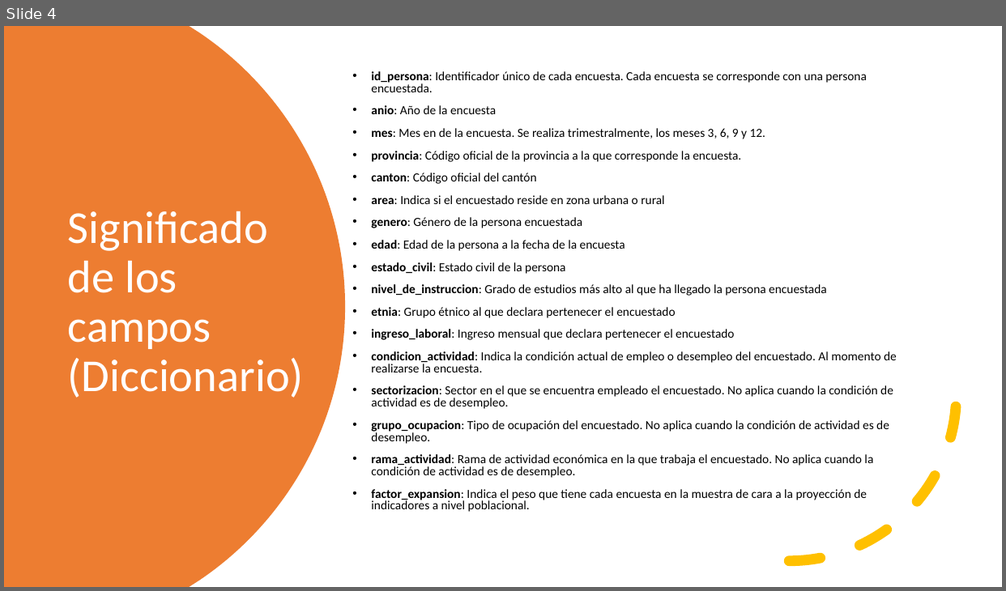
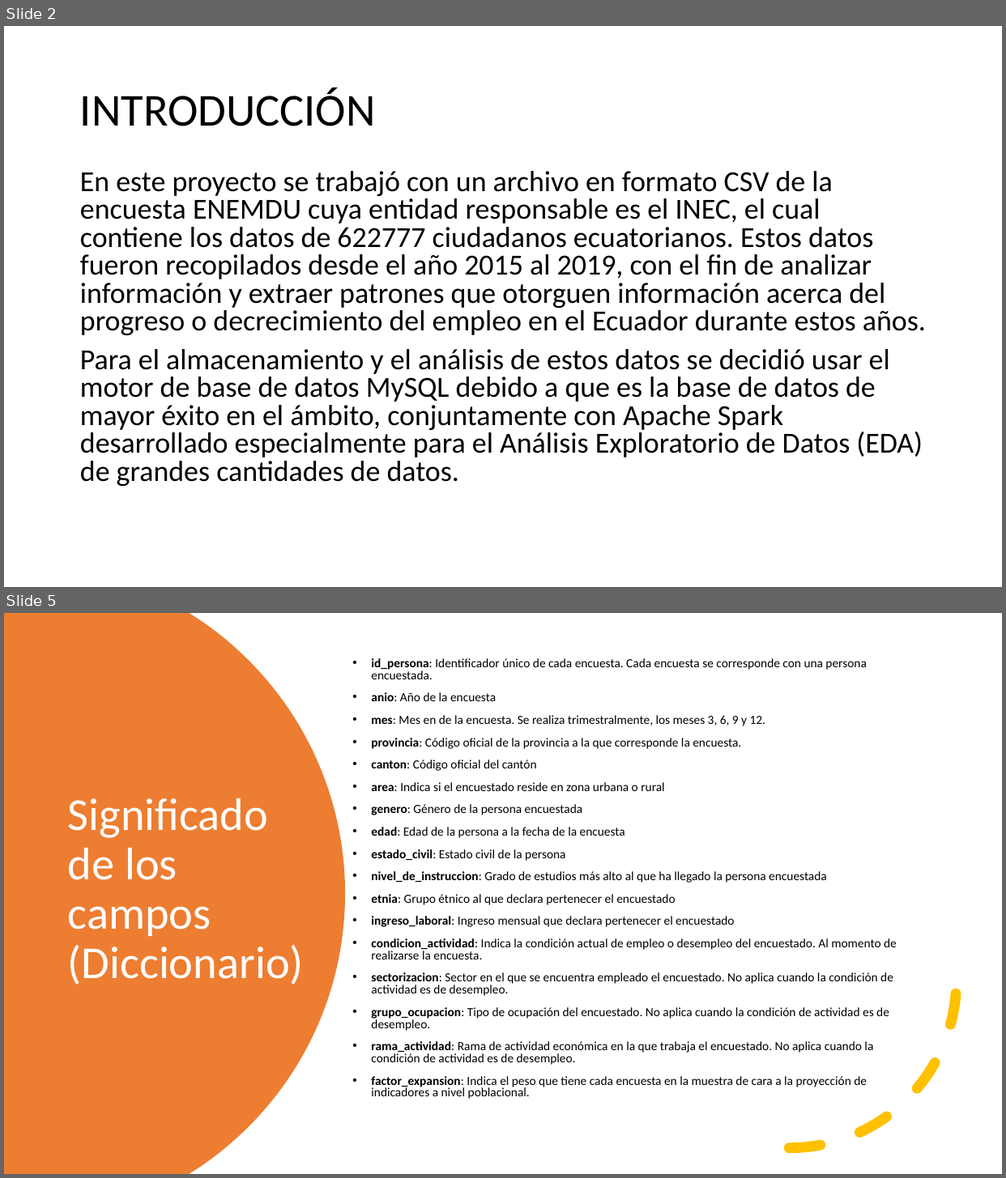
Before and after one commit to vysery98/proyectoIntegrador_IV, a slide deck: Presentación.pptx. Shown one above the other, each under a label of ours: slide 4 before the commit, slides 2 and 5 after it; the slides between them are not shown. The pictures are 1006x591 and 1006x1178 pixels, drawn with LibreOffice and Linux fonts; fonts in the diff are those of the drawing. Boxes give left, top, right and bottom in pixels: in the first picture for what was removed or moved away, otherwise in the second. Text is boxed around its words. In the diff, an @@ line names an element or a change of style, - is before the commit and + after.

Commit message:
Modificación archivos_presentación - Scripts

```diff
--- a/Presentación.pptx
+++ b/Presentación.pptx
@@ slide 2 added at (4, 26, 1002, 587), background #FFFFFF @@
@@ title added at (80, 88, 376, 126), 44 pt, text #000000 @@
+INTRODUCCIÓN
@@ text added at (80, 171, 926, 486), 28 pt, text #000000 @@
+En este proyecto se trabajó con un archivo en formato CSV de la encuesta ENEMDU cuya entidad responsable es el INEC, el cual contiene los datos de 622777 ciudadanos ecuatorianos. Estos datos fueron recopilados desde el año 2015 al 2019, con el fin de analizar información y extraer patrones que otorguen información acerca del progreso o decrecimiento del empleo en el Ecuador durante estos años.
+Para el almacenamiento y el análisis de estos datos se decidió usar el motor de base de datos MySQL debido a que es la base de datos de mayor éxito en el ámbito, conjuntamente con Apache Spark desarrollado especialmente para el Análisis Exploratorio de Datos (EDA) de grandes cantidades de datos.
@@ what was slide 4 is now slide 5 @@
```
Also in this commit, not shown: 14 slides changed, 5 other slides added, 3 slides removed, 2 other files.
